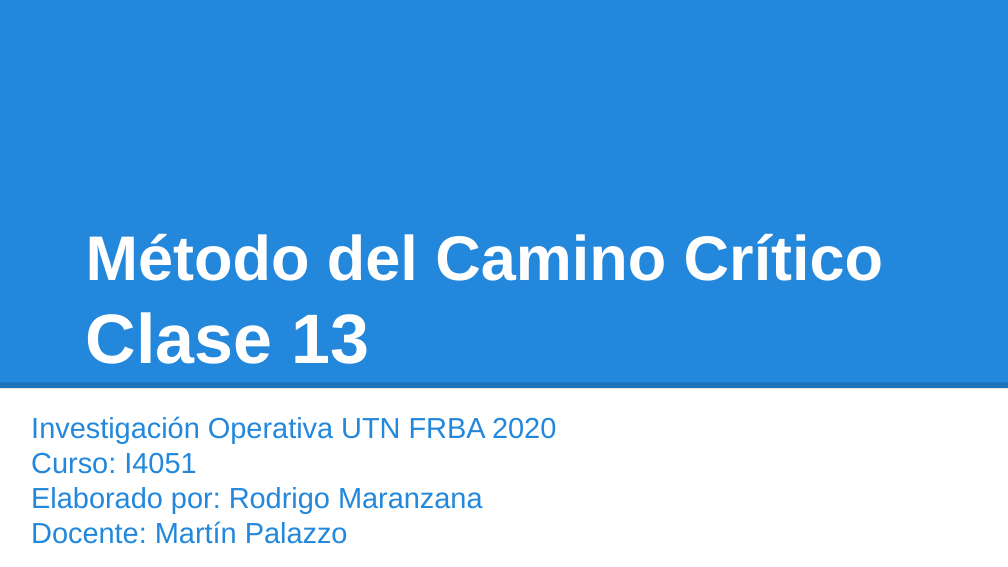
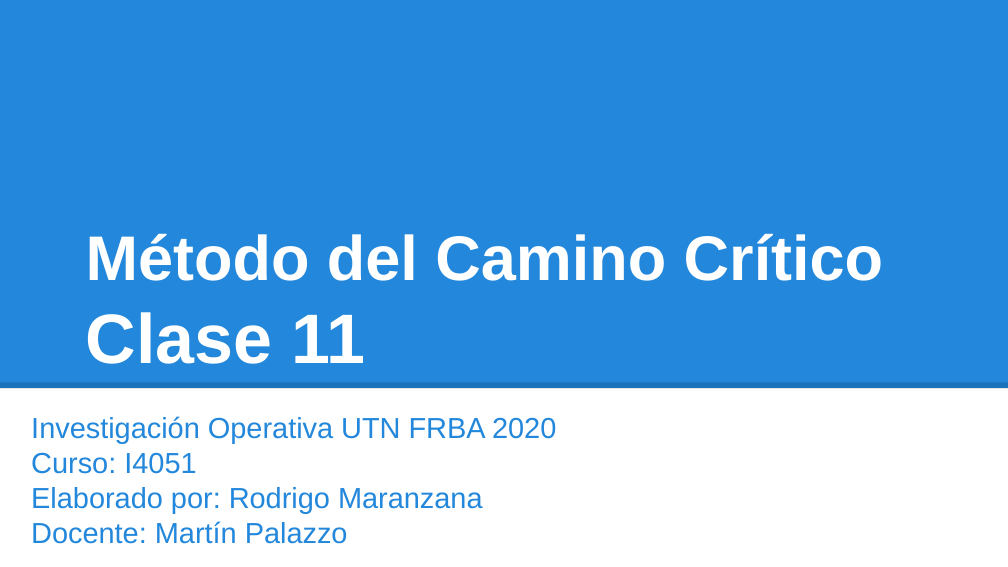
Before and after one commit to investigacion-operativa/pyOperativ, a slide deck: slide 1 of 06_proyectos/ejercicios/clase11_ejerciciorepaso/repaso.pptx. Drawn at 1008x567 pixels with LibreOffice and Linux fonts; fonts in the diff are those of the drawing. Boxes give left, top, right and bottom in pixels: in the first picture for what was removed or moved away, otherwise in the second. Text is boxed around its words. In the diff, an @@ line names an element or a change of style, - is before the commit and + after.

Commit message:
updated: numeros clases, +presentaciones, readme

```diff
--- a/06_proyectos/ejercicios/clase11_ejerciciorepaso/repaso.pptx
+++ b/06_proyectos/ejercicios/clase11_ejerciciorepaso/repaso.pptx
@@ title at [86, 312, 366, 364]: text changed @@
-Clase 13
+Clase 11
```
Also in this commit, not shown: 29 other files.
